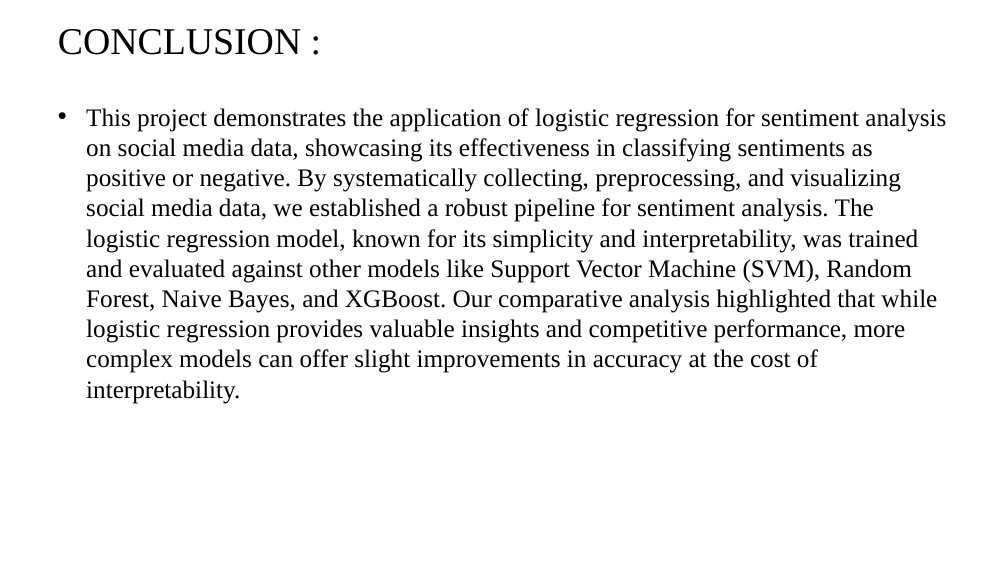
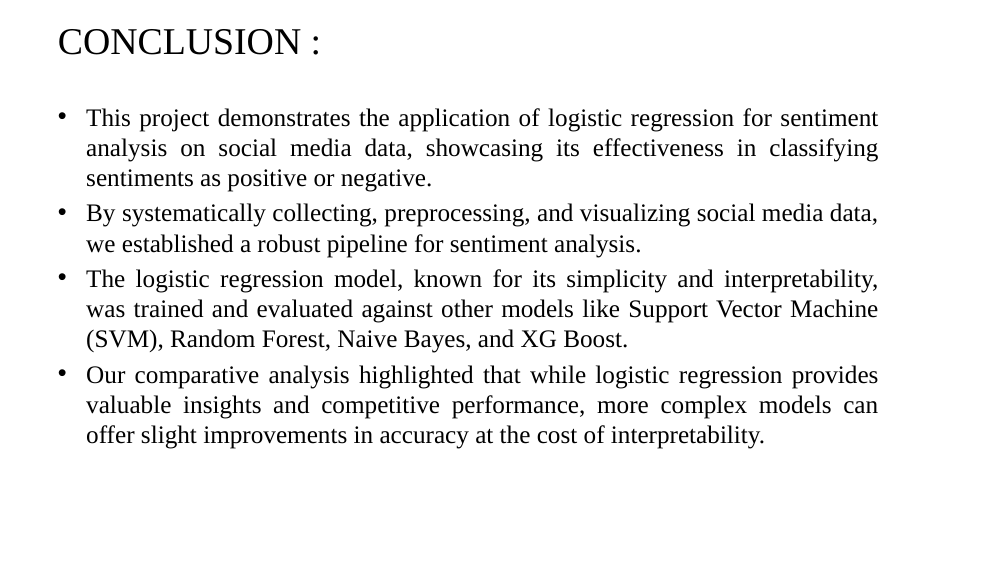
Before and after one commit to jes1326/Jeswanth_Puducherry_Tecnological_University, a slide deck: slide 22 of coappsinternship.pptx. Drawn at 1008x567 pixels with LibreOffice and Linux fonts; fonts in the diff are those of the drawing; background and template pictures are left out. Boxes give left, top, right and bottom in pixels: in the first picture for what was removed or moved away, otherwise in the second. Text is boxed around its words. In the diff, an @@ line names an element or a change of style, - is before the commit and + after.

```diff
--- a/coappsinternship.pptx
+++ b/coappsinternship.pptx
@@ text at [86,108,879,449]: text changed @@
-• This project demonstrates the application of logistic regression for sentiment analysis on social media data, showcasing its effectiveness in classifying sentiments as positive or negative. By systematically collecting, preprocessing, and visualizing social media data, we established a robust pipeline for sentiment analysis. The logistic regression model, known for its simplicity and interpretability, was trained and evaluated against other models like Support Vector Machine (SVM), Random Forest, Naive Bayes, and XGBoost. Our comparative analysis highlighted that while logistic regression provides valuable insights and competitive performance, more complex models can offer slight improvements in accuracy at the cost of interpretability.
+• This project demonstrates the application of logistic regression for sentiment analysis on social media data, showcasing its effectiveness in classifying sentiments as positive or negative.
+• By systematically collecting, preprocessing, and visualizing social media data, we established a robust pipeline for sentiment analysis.
+• The logistic regression model, known for its simplicity and interpretability, was trained and evaluated against other models like Support Vector Machine (SVM), Random Forest, Naive Bayes, and XG Boost.
+• Our comparative analysis highlighted that while logistic regression provides valuable insights and competitive performance, more complex models can offer slight improvements in accuracy at the cost of interpretability.
```
Also in this commit, not shown: 17 other slides changed.
